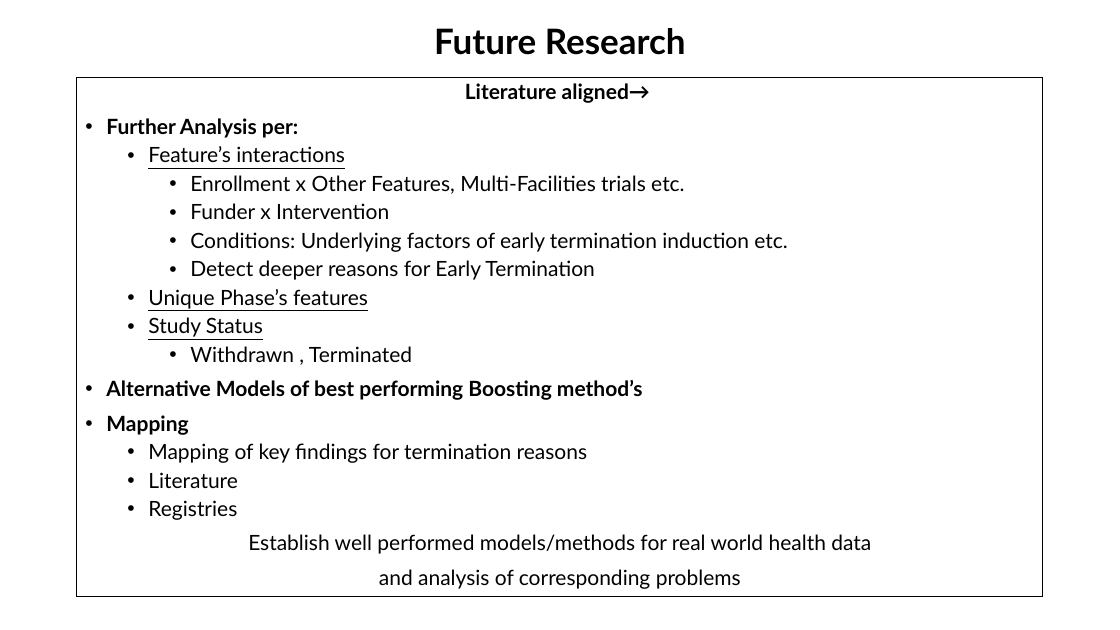
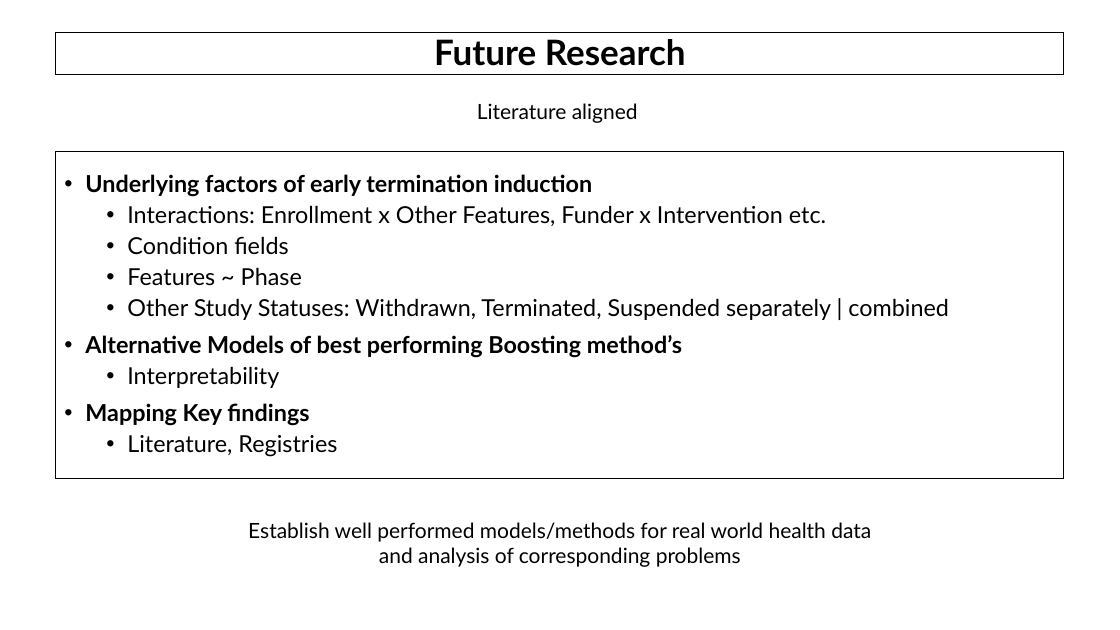
Before and after one commit to AndreouEugenia/Thesis, a slide deck: slide 26 of Thesis_Presentation.pptx (slide 27 before the commit). Drawn at 1120x630 pixels with LibreOffice and Linux fonts; fonts in the diff are those of the drawing; background and template pictures are left out. Boxes give left, top, right and bottom in pixels: in the first picture for what was removed or moved away, otherwise in the second. Text is boxed around its words. In the diff, an @@ line names an element or a change of style, - is before the commit and + after.

```diff
--- a/Thesis_Presentation.pptx
+++ b/Thesis_Presentation.pptx
@@ title "Future Research" resized from (x1=434, y1=28, x2=686, y2=55) to (x1=56, y1=33, x2=1065, y2=75) @@
@@ title "Future Research" at (x1=56, y1=33, x2=1065, y2=75): outline none to #000000 0.75 pt @@
@@ text added at (x1=477, y1=103, x2=638, y2=123), 18 pt, text #000000 @@
+Literature aligned
@@ text "Underlying factors of early termination ..." resized from (x1=77, y1=77, x2=1044, y2=597) to (x1=56, y1=151, x2=1065, y2=479) @@
@@ text "Underlying factors of early termination ..." at (x1=56, y1=151, x2=1065, y2=479): vertical alignment top to middle @@
@@ text at (x1=85, y1=174, x2=949, y2=320): text changed; size 18 to 20 pt @@
-Literature aligned→
-• Further Analysis per:
-  • Feature’s interactions
-    • Enrollment x Other Features, Multi-Facilities trials etc.
-    • Funder x Intervention
-    • Conditions: Underlying factors of early termination induction etc.
-    • Detect deeper reasons for Early Termination
-  • Unique Phase’s features
-  • Study Status
-    • Withdrawn , Terminated
+• Underlying factors of early termination induction
+  • Interactions: Enrollment x Other Features, Funder x Intervention etc.
+  • Condition fields
+  • Features ~ Phase
+  • Other Study Statuses: Withdrawn, Terminated, Suspended separately | combined
@@ text at (x1=85, y1=335, x2=682, y2=358): size 18 to 20 pt in "Alternative Models of best performing Boosting method’s" @@
@@ text at (x1=85, y1=366, x2=337, y2=457): text changed; size 18 to 20 pt @@
-• Mapping
-  • Mapping of key findings for termination reasons
-  • Literature
-  • Registries
-Establish well performed models/methods for real world health data
-and analysis of corresponding problems
+  • Interpretability
+• Mapping Key findings
+  • Literature, Registries
@@ text added at (x1=248, y1=522, x2=871, y2=567), 18 pt, text #000000 @@
+Establish well performed models/methods for real world health data
+and analysis of corresponding problems
```
Also in this commit, not shown: 24 other slides changed, 1 slide added, 2 slides removed, 38 other files.
